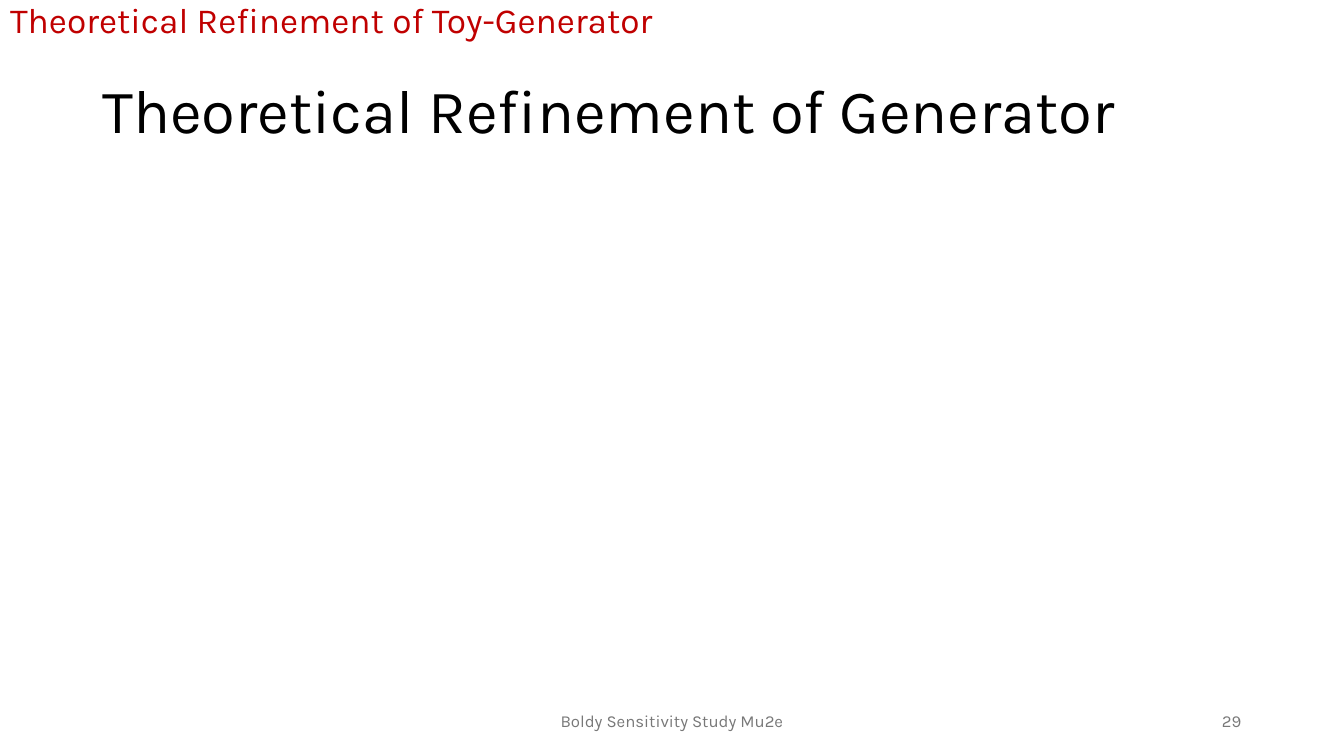
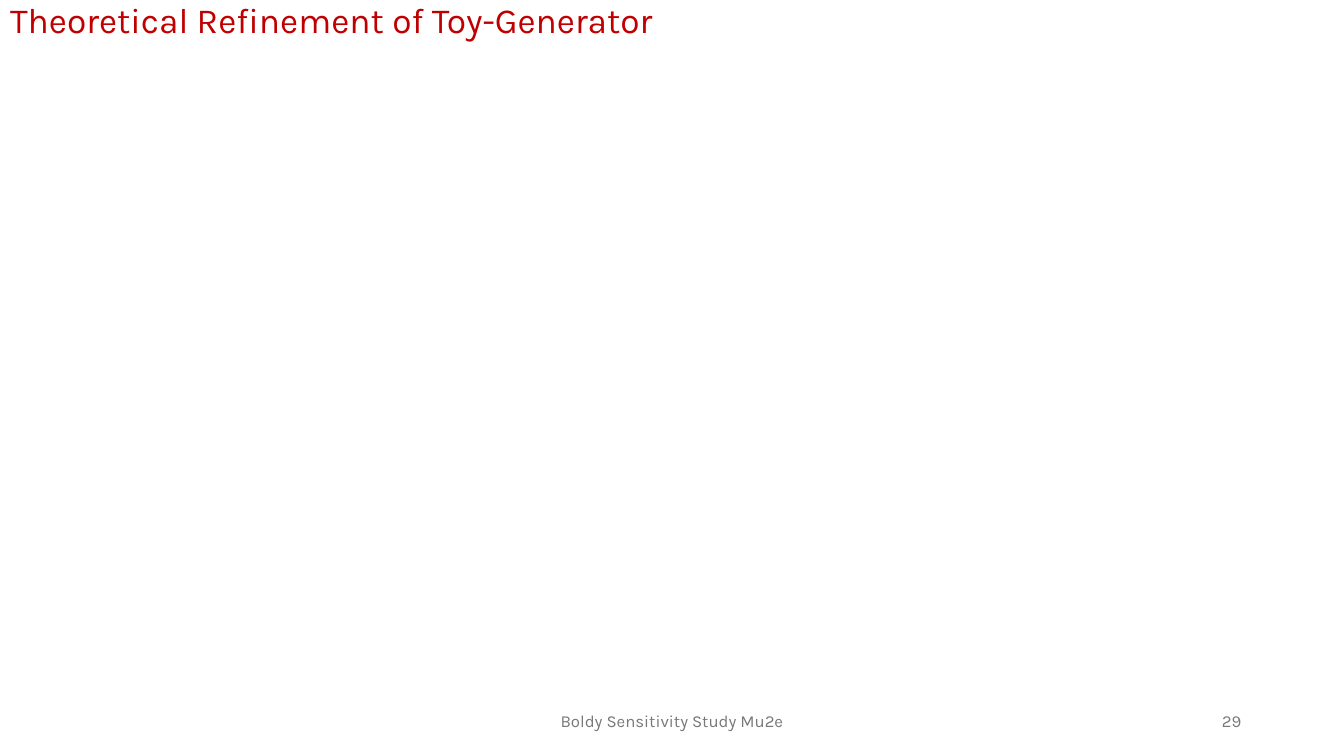
Before and after one commit to andrewboldy/DissertationAndProposalWriting, a slide deck: slide 29 of ProposalWriting/Presentation/BoldyProposalDefense [Autosaved].pptx. Drawn at 1344x756 pixels with LibreOffice and Linux fonts; fonts in the diff are those of the drawing. Boxes give left, top, right and bottom in pixels: in the first picture for what was removed or moved away, otherwise in the second. Text is boxed around its words. In the diff, an @@ line names an element or a change of style, - is before the commit and + after.

```diff
--- a/ProposalWriting/Presentation/BoldyProposalDefense [Autosaved].pptx
+++ b/ProposalWriting/Presentation/BoldyProposalDefense [Autosaved].pptx
@@ title removed at box(102, 90, 1114, 134) @@
-Theoretical Refinement of Generator
```
Also in this commit, not shown: 17 other slides changed, 2 other files.
